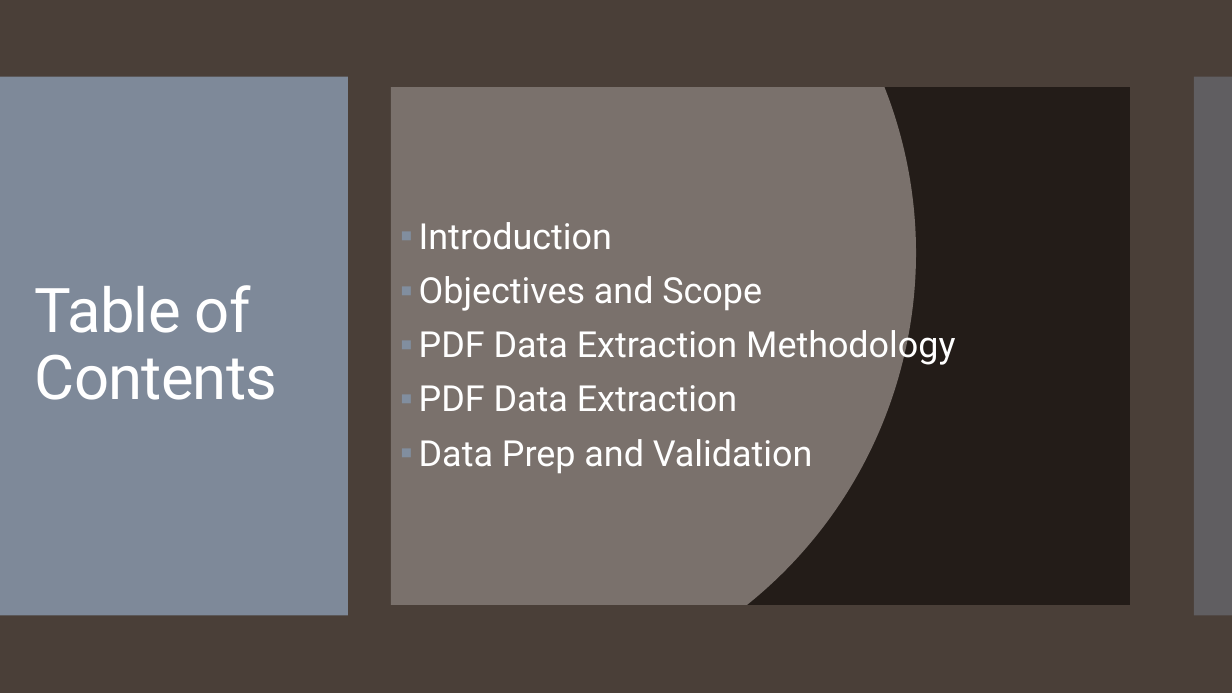
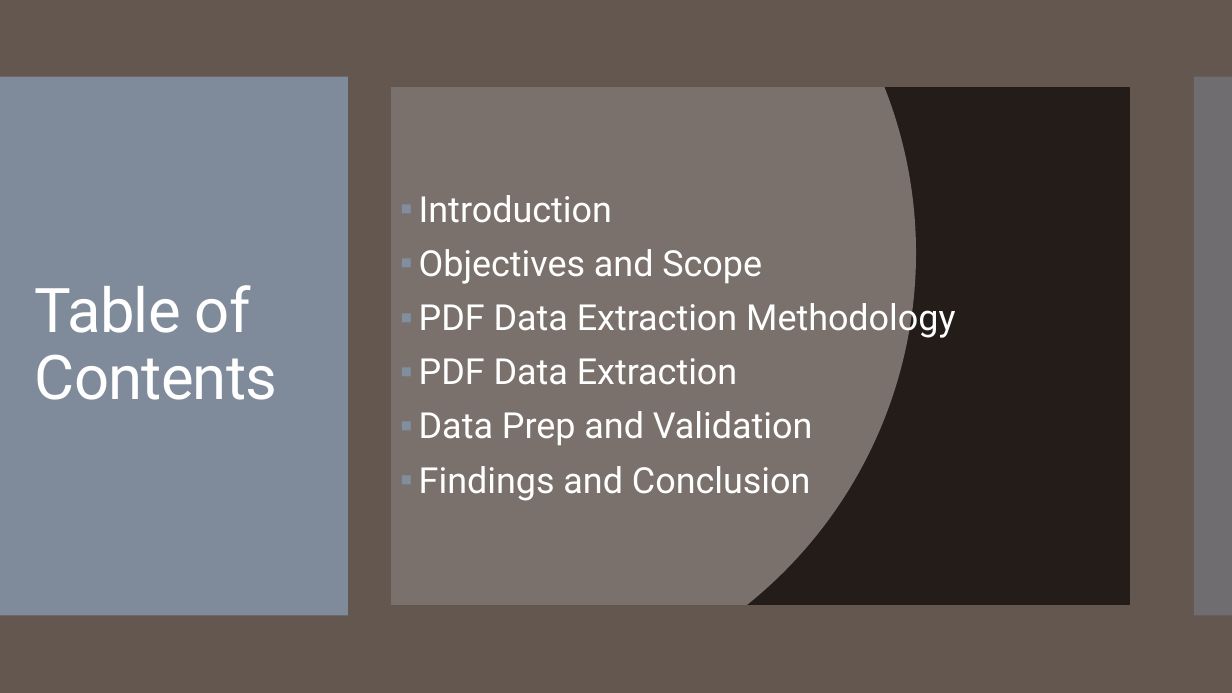
Before and after one commit to tamimcm416/congressional_data_scrape, a slide deck: slide 2 of Data Scrape and Validation Presentation.pptx. Drawn at 1232x693 pixels with LibreOffice and Linux fonts; fonts in the diff are those of the drawing. Boxes give left, top, right and bottom in pixels: in the first picture for what was removed or moved away, otherwise in the second. Text is boxed around its words. In the diff, an @@ line names an element or a change of style, - is before the commit and + after.

```diff
--- a/Data Scrape and Validation Presentation.pptx
+++ b/Data Scrape and Validation Presentation.pptx
@@ background #4A3F38 to #645851 @@
@@ text at box(419, 466, 811, 501): paragraph added @@
+▪ Findings and Conclusion
```
Also in this commit, not shown: 16 other slides changed, 6 slides added, 2 slides removed.
